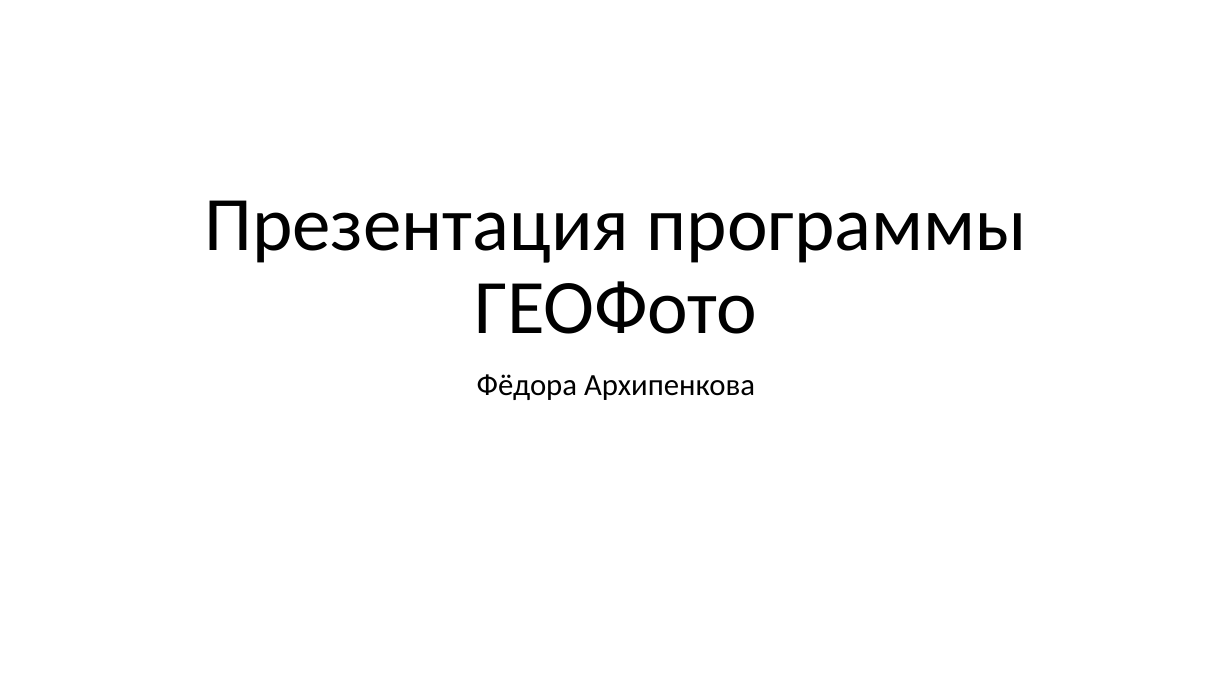
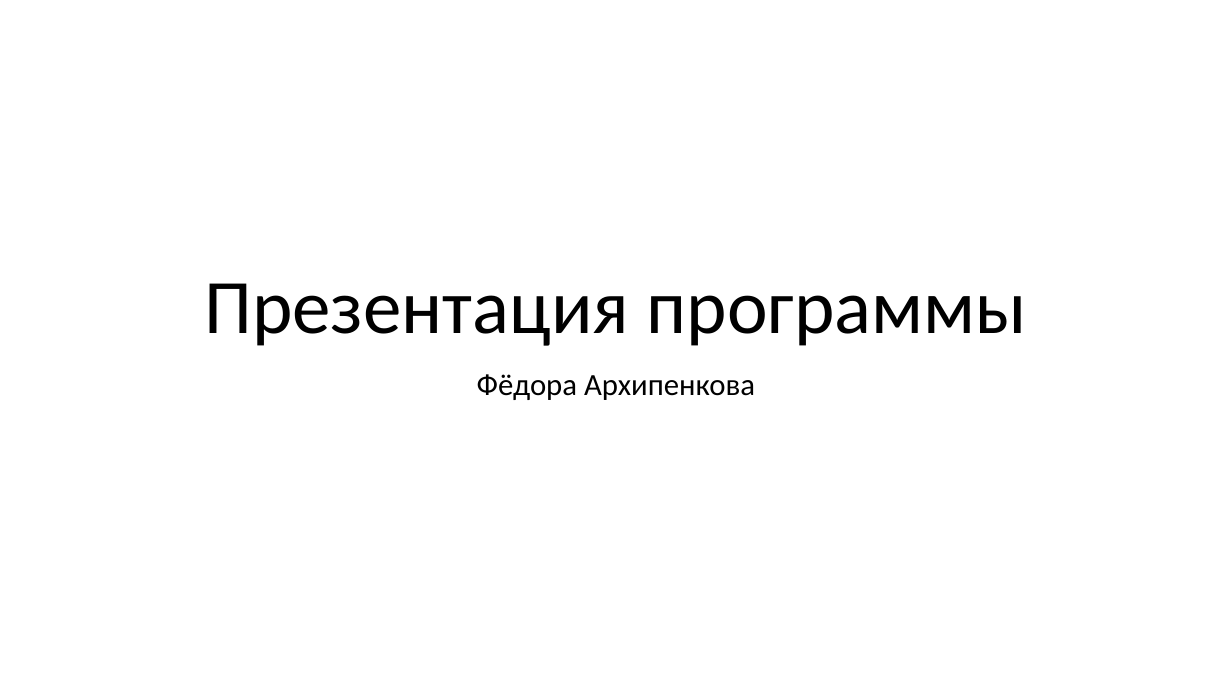
Before and after one commit to korbinat/GeoPhoto, a slide deck: slide 1 of Презентация программы.pptx. Drawn at 1232x693 pixels with LibreOffice and Linux fonts; fonts in the diff are those of the drawing. Boxes give left, top, right and bottom in pixels: in the first picture for what was removed or moved away, otherwise in the second. Text is boxed around its words. In the diff, an @@ line names an element or a change of style, - is before the commit and + after.

```diff
--- a/Презентация программы.pptx
+++ b/Презентация программы.pptx
@@ title at bbox=[204, 283, 1027, 346]: text changed @@
-Презентация программы ГЕОФото
+Презентация программы
```
Also in this commit, not shown: 6 other slides changed, 2 slides added, 1 slide removed.
